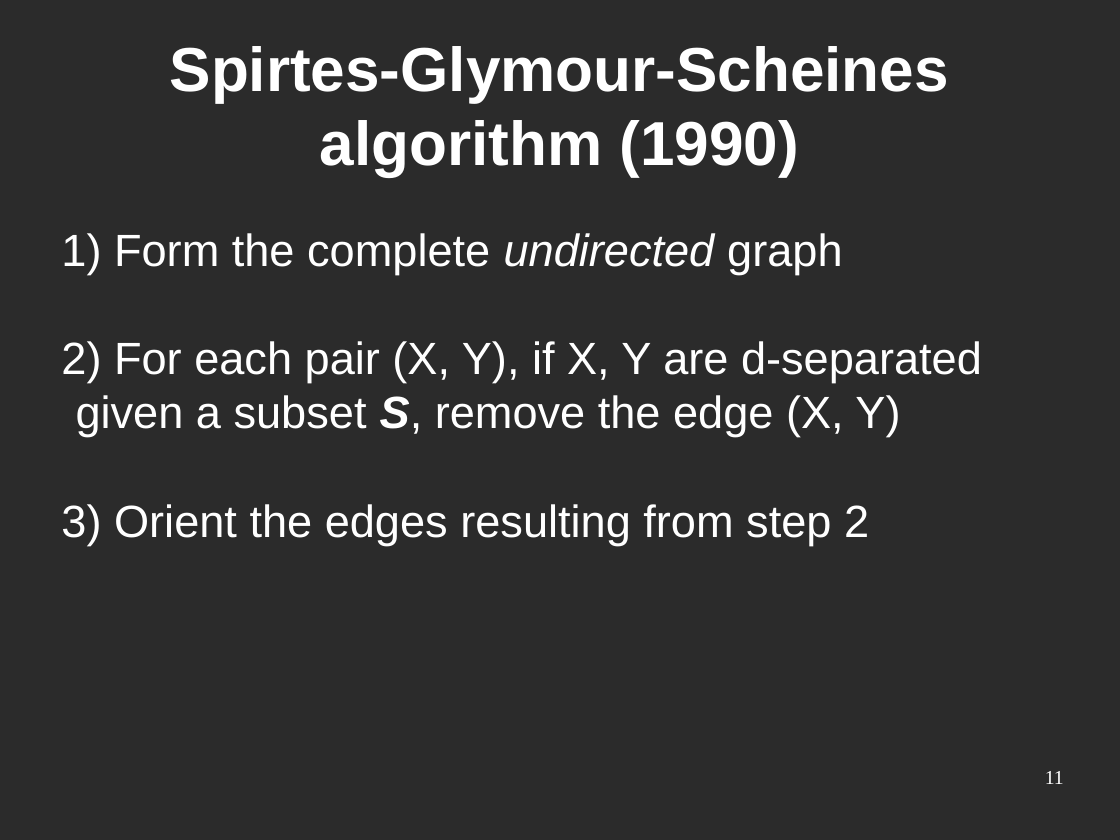
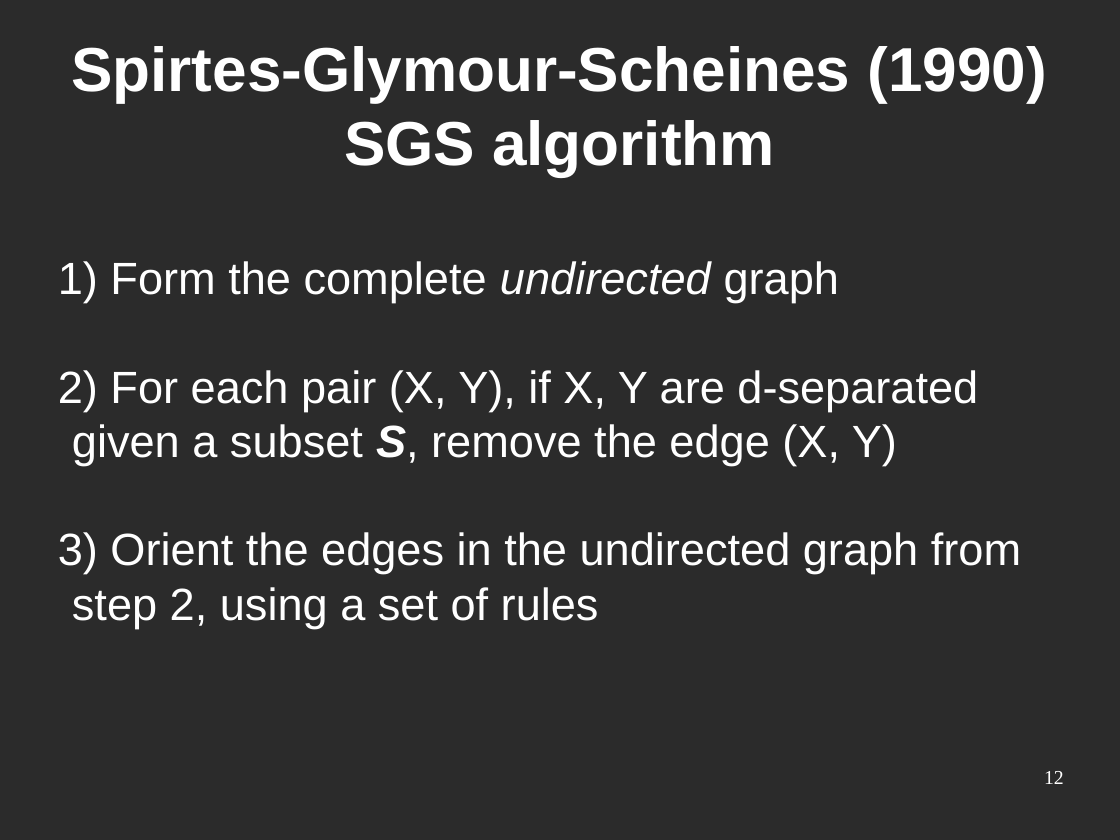
Before and after one commit to srvarey/genifer, a slide deck: slide 12 of slides/Genifer - causality.odp (slide 11 before the commit). Drawn at 1120x840 pixels with LibreOffice and Linux fonts; fonts in the diff are those of the drawing; background and template pictures are left out; a plain dark background stands for a picture behind light text. Boxes give left, top, right and bottom in pixels: in the first picture for what was removed or moved away, otherwise in the second. Text is boxed around its words. In the diff, an @@ line names an element or a change of style, - is before the commit and + after.

```diff
--- a/slides/Genifer - causality.odp
+++ b/slides/Genifer - causality.odp
@@ title at <box>71,46,1046,177</box>: text changed @@
-Spirtes-Glymour-Scheines algorithm (1990)
+Spirtes-Glymour-Scheines (1990) SGS algorithm
@@ text "Form the complete undirected graph": place and size @@
-text "Form the complete undirected graph" at <box>76,233,982,546</box>
+text "Form the complete undirected graph" at <box>72,261,1021,628</box>
@@ text at <box>72,532,1021,628</box>: text changed @@
-3) Orient the edges resulting from step 2
+3) Orient the edges in the undirected graph from step 2, using a set of rules
@@ page number at <box>1044,771,1064,784</box>: text changed @@
-11
+12
```
Also in this commit, not shown: 2 other slides changed, 1 slide added, 8 other files.
